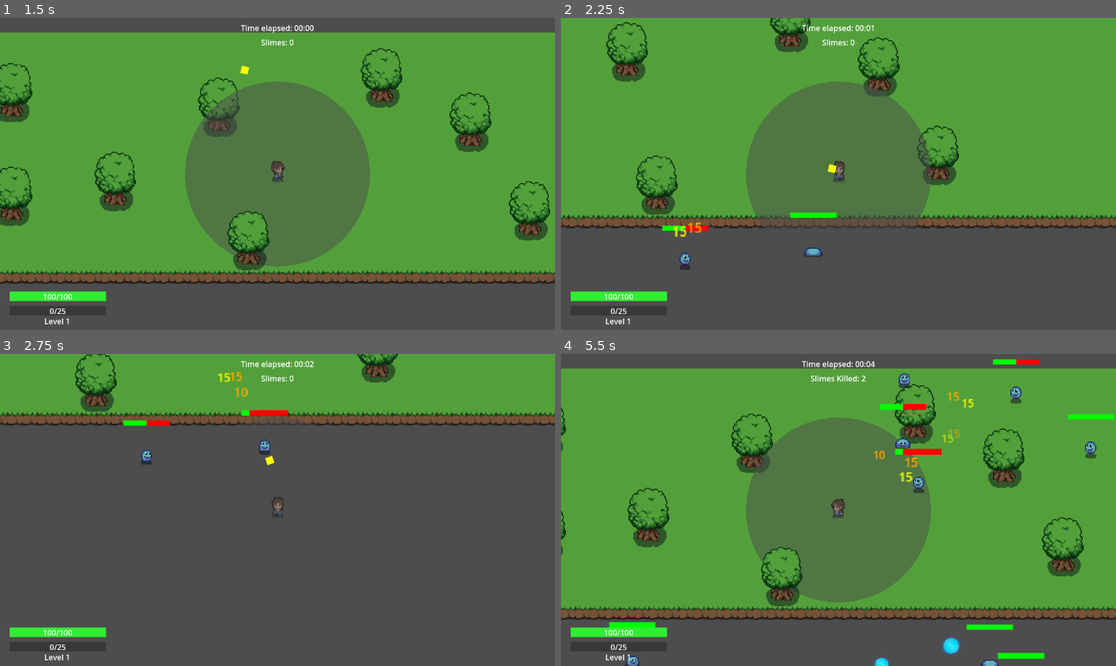
Above: before the commit, frames 1-4 (two rows, left to right).
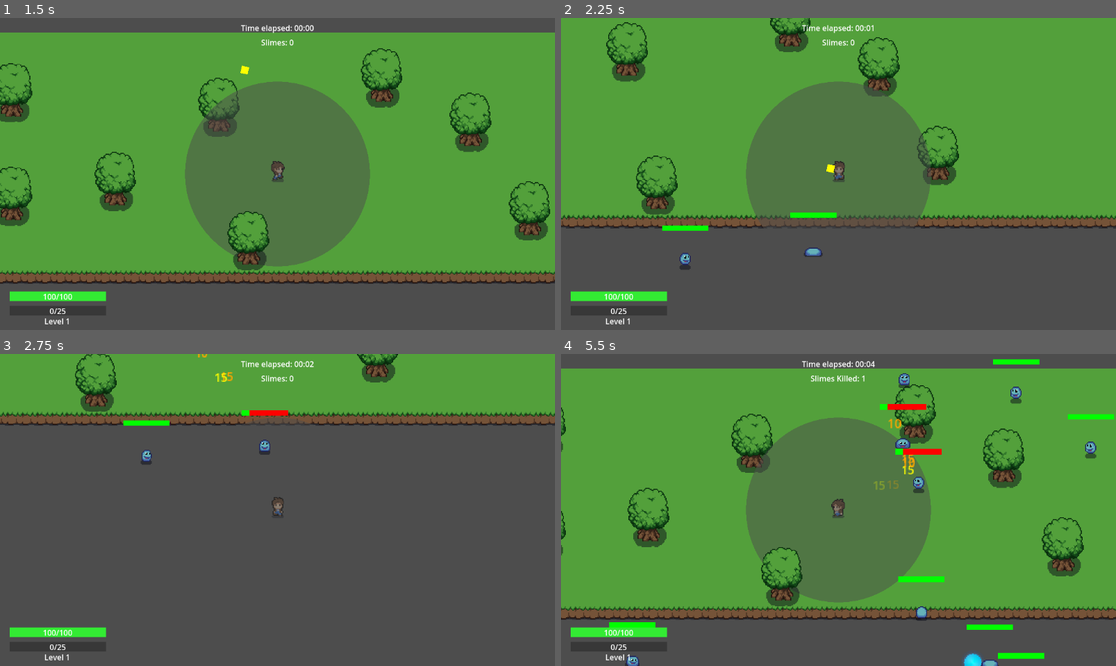
Above: after the commit, the same moments.

Repository: lujack88/survivor_game_clone
Game: Godot game, scene res://scenes/MainMenu.tscn
Same seed, same stepped clock (60 frames per second), same inputs: the game is played once before the commit and once after it.
Inputs:
- Up to frame 1 (1.5 s): click "PLAY" at 0.5 s; hold D (move_right) from 1.28 s (still down)
- Up to frame 2 (2.25 s): release D (move_right) at 2.03 s; hold S (move_down) from 2.03 s (still down)
- Up to frame 3 (2.75 s): keep holding S (move_down)
- Up to frame 4 (5.5 s): release S (move_down) at 2.78 s; hold D (move_right) 2.78-3.53 s; hold W (move_up) 3.53-4.28 s; hold A (move_left) from 4.28 s (still down)

Frame 1 is identical in both runs. In frame 2, 0.2% of the frame differs, in the area x 20-50%, y 46-71%; in frame 3, 0.3%; in frame 4, 1.1%, in the area x 54-87%, y 1-100%.

Commit message:
Fix health heart pickup radius and collision detection; update magnet drop properties and garlic cooldown

Diff:
--- a/scripts/pickups/health_heart.gd
+++ b/scripts/pickups/health_heart.gd
@@ -4,7 +4,7 @@
 
 # Heart properties
 @export var heal_percentage: float = 0.15  # 15% of max health
-@export var pickup_radius: float = 0.5  # Very small collision hitbox
+@export var pickup_radius: float = 10.0  # Pickup collision radius
 @export var drop_chance: float = 0.05 	# 5% drop chance
 @export var magnet_range: float = 80.0  # Range where heart is attracted to player
 
@@ -23,7 +23,7 @@
 func _ready():
 	# Set up collision detection
 	collision_layer = 0  # Heart doesn't collide with anything
-	collision_mask = 0   # Heart doesn't detect collisions automatically
+	collision_mask = 1   # Detect player on layer 1
 
 	# Connect signals
 	body_entered.connect(_on_body_entered)
@@ -52,20 +52,6 @@
 	if heart_texture:
 		# Use external pixel art heart
 		sprite.texture = heart_texture
-	else:
-		# Temporary: use chest sprite as heart placeholder
-		var temp_texture = load("res://assets/sprites/objects/chest_01.png")
-		if temp_texture:
-			sprite.texture = temp_texture
-			sprite.modulate = Color.RED  # Tint it red to look more like a heart
-			return
-		# Fallback to generated heart
-		var image = Image.create(32, 32, false, Image.FORMAT_RGBA8)
-		image.fill(Color.TRANSPARENT)
-		draw_heart_shape(image)
-		var texture = ImageTexture.new()
-		texture.set_image(image)
-		sprite.texture = texture
 
 	sprite.scale = Vector2(heart_scale, heart_scale)
 	add_child(sprite)
--- a/scripts/pickups/magnet_drop.gd
+++ b/scripts/pickups/magnet_drop.gd
@@ -4,8 +4,10 @@
 
 # Magnet properties
 @export var pickup_radius: float = 30.0
-@export var drop_chance: float = 0.05  # 5% drop chance (rare and powerful!)
+@export var drop_chance: float = 0.01  # 1% chance to drop on enemy death
 @export var magnet_range: float = 80.0  # Range where magnet is attracted to player
+@export var pickup_range_increase: float = 15000.0  # How much to increase player's pickup range
+@export var effect_duration: float = 1.0  # How long the effect lasts in seconds
 
 # Visual and physics
 var sprite: Sprite2D
@@ -158,34 +160,27 @@
 	pickup_tween.tween_callback(_finalize_pickup.bind(player))
 
 func _finalize_pickup(player):
-	# Vampire Survivors style: Instantly magnetize ALL XP orbs on screen!
-	magnetize_all_xp_orbs()
+	# Apply pickup range boost to player
+	apply_pickup_range_boost(player)
 
-	print("MAGNET! All XP orbs are being attracted!")
-
-	# Wait a frame before removing to ensure all orbs are processed
-	await get_tree().process_frame
+	print("Magnet used! Player pickup range increased by ", pickup_range_increase, " for ", effect_duration, " seconds")
 
 	# Remove the magnet
 	queue_free()
 
-func magnetize_all_xp_orbs():
-	# Find all XP orbs in the scene
-	var all_xp_orbs = get_tree().get_nodes_in_group("xp_orbs")
+func apply_pickup_range_boost(player):
+	# Check if player has a pickup range boost system
+	if player.has_method("apply_pickup_range_boost"):
+		player.apply_pickup_range_boost(pickup_range_increase, effect_duration)
+	else:
+		# Fallback: add the boost system if it doesn't exist
+		add_pickup_boost_to_player(player)
 
-	print("🧲 MAGNET ACTIVATED! Found ", all_xp_orbs.size(), " XP orbs to magnetize!")
+func add_pickup_boost_to_player(player):
+	# Create a temporary effect node to handle the pickup range boost
+	var boost_effect = Node.new()
+	boost_effect.name = "PickupRangeBoost"
+	boost_effect.set_script(preload("res://scripts/pickups/pickup_range_boost.gd"))
 
-	var magnetized_count = 0
-	# Force every orb to become magnetized instantly
-	for orb in all_xp_orbs:
-		if orb and is_instance_valid(orb):
-			# Force magnetism on this orb
-			if orb.has_method("force_magnetize"):
-				orb.force_magnetize()
-				magnetized_count += 1
-			else:
-				# Fallback: directly set magnetized state
-				orb.is_magnetized = true
-				magnetized_count += 1
-
-	print("✅ Successfully magnetized ", magnetized_count, " / ", all_xp_orbs.size(), " orbs!")
+	player.add_child(boost_effect)
+	boost_effect.apply_boost(pickup_range_increase, effect_duration)
--- a/scripts/weapons/garlic.gd
+++ b/scripts/weapons/garlic.gd
@@ -2,7 +2,7 @@
 
 # Export variables for easy tweaking in the editor
 @export var dmg: float = 10.0
-@export var cooldown: float = 0.5
+@export var cooldown: float = 0.75
 @export var radius: float = 100.0
 
 # Internal variables
--- a/scripts/weapons/projectile_weapon.gd
+++ b/scripts/weapons/projectile_weapon.gd
@@ -2,7 +2,7 @@
 
 # Weapon properties
 @export var damage: float = 15.0
-@export var cooldown: float = 0.5  # Changed to 1 second for auto-fire
+@export var cooldown: float = 1.0  # Changed to 1 second for auto-fire
 @export var projectile_speed: float = 300.0
 @export var auto_target_range: float = 300.0  # Range for auto-targeting
 
